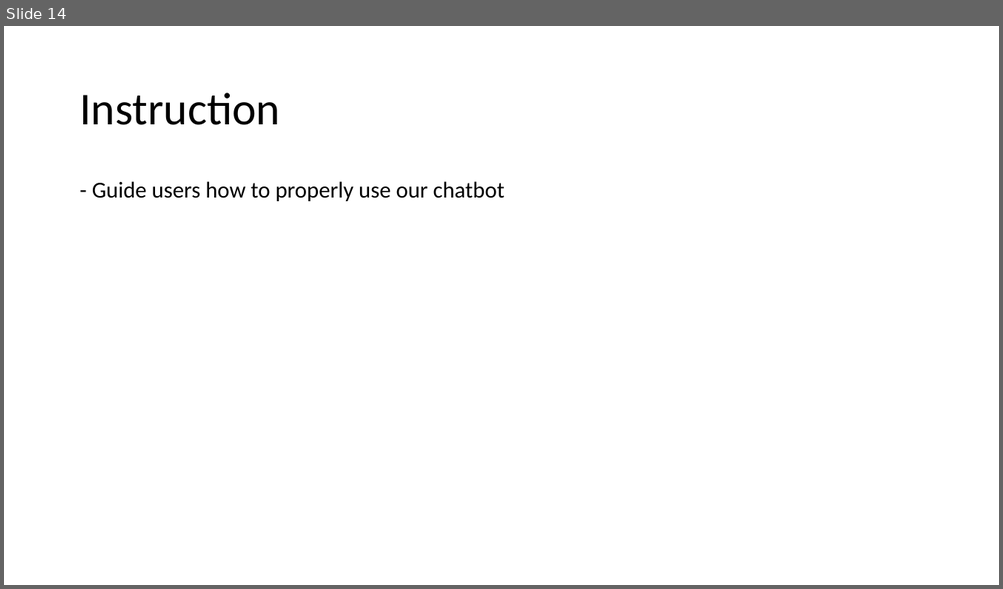
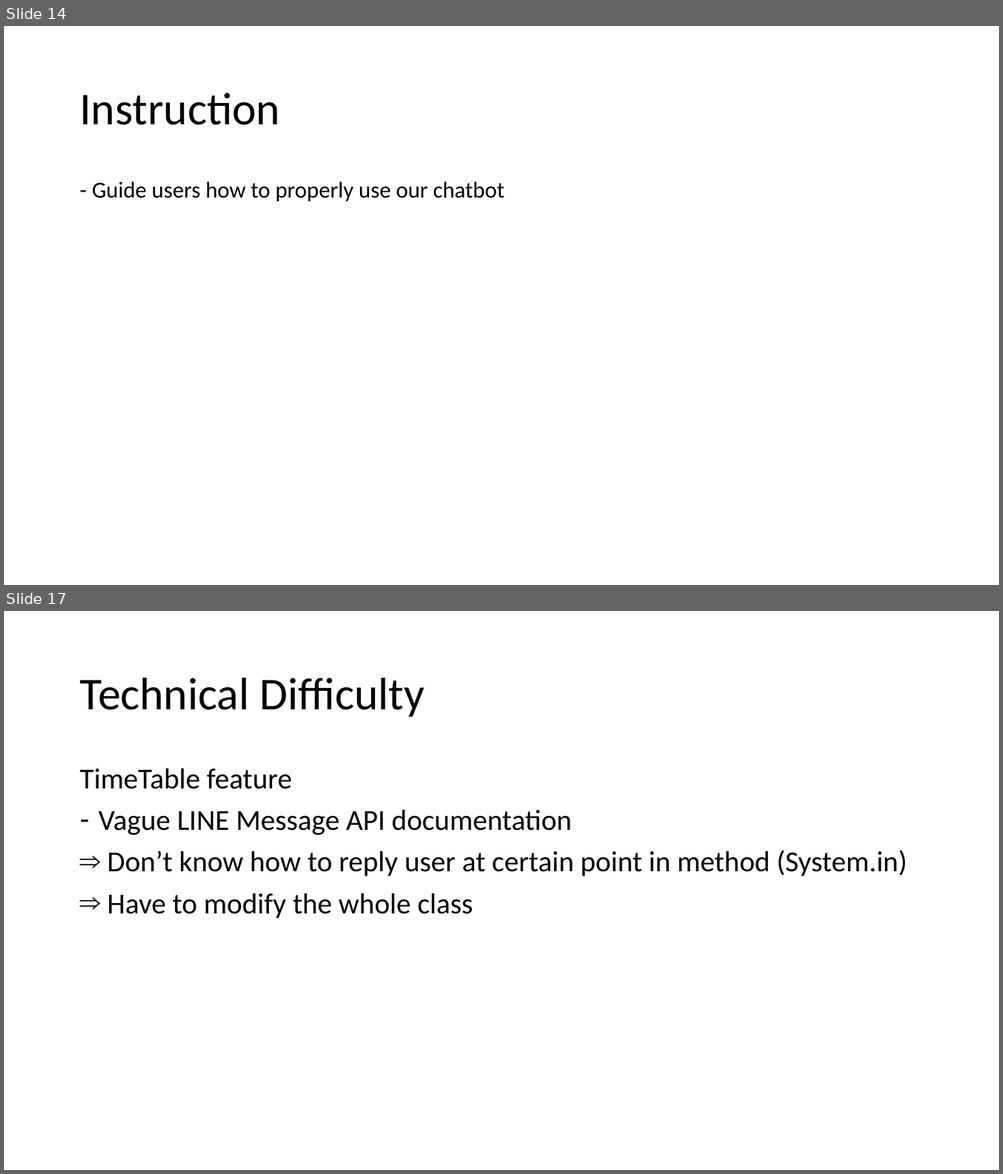
Before and after one commit to nighostchris/ust-freshman-chatbot, a slide deck: Presentation/COMP3111 Presentation.pptx. Shown one above the other, each under a label of ours: slide 14 before the commit, slides 14 and 17 after it; the slides between them are not shown. The pictures are 1003x589 and 1003x1174 pixels, drawn with LibreOffice and Linux fonts; fonts in the diff are those of the drawing. Boxes give left, top, right and bottom in pixels: in the first picture for what was removed or moved away, otherwise in the second. Text is boxed around its words. In the diff, an @@ line names an element or a change of style, - is before the commit and + after.

```diff
--- a/Presentation/COMP3111 Presentation.pptx
+++ b/Presentation/COMP3111 Presentation.pptx
@@ slide 17 added at [4, 611, 999, 1170], background #FFFFFF @@
@@ title added at [79, 678, 425, 717], 44 pt, text #000000 @@
+Technical Difficulty
@@ text added at [79, 768, 907, 919], 28 pt, text #000000 @@
+TimeTable feature
+– Vague LINE Message API documentation
+⇒ Don’t know how to reply user at certain point in method (System.in)
+⇒ Have to modify the whole class
```
Also in this commit, not shown: 3 other slides added.
